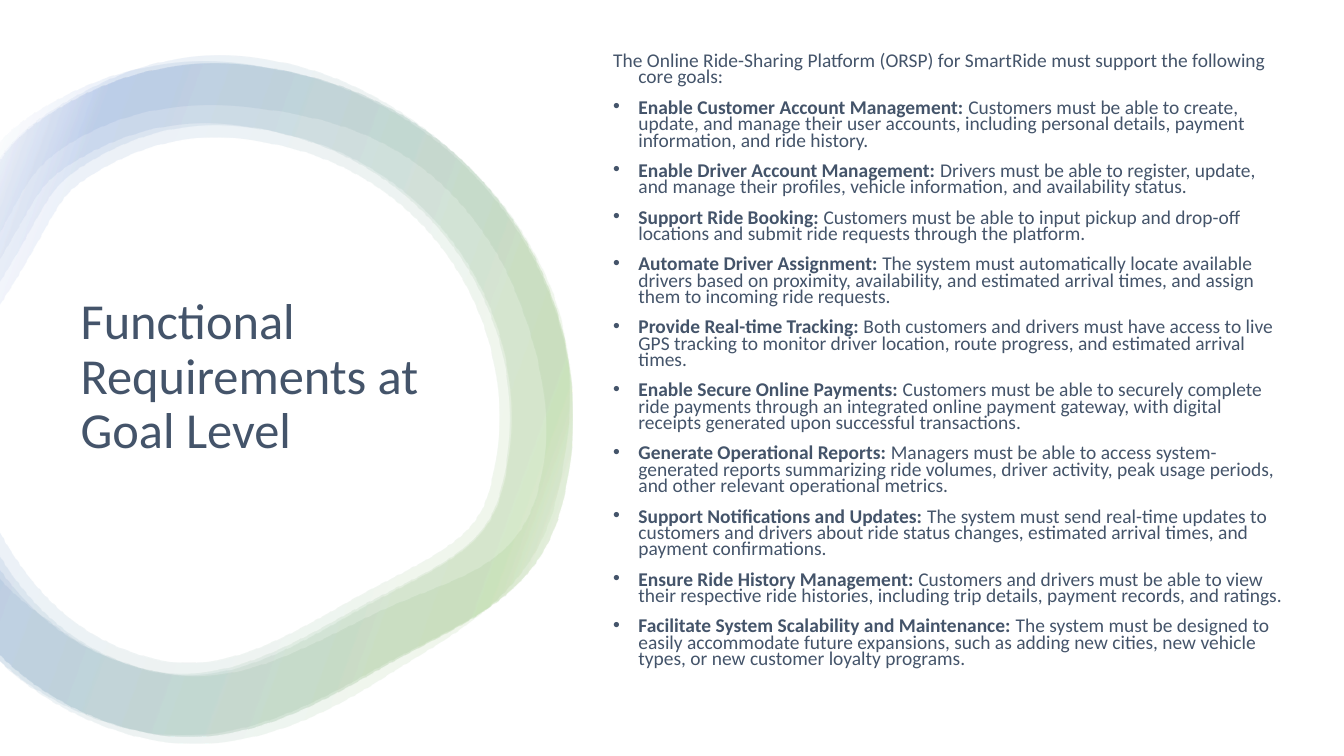
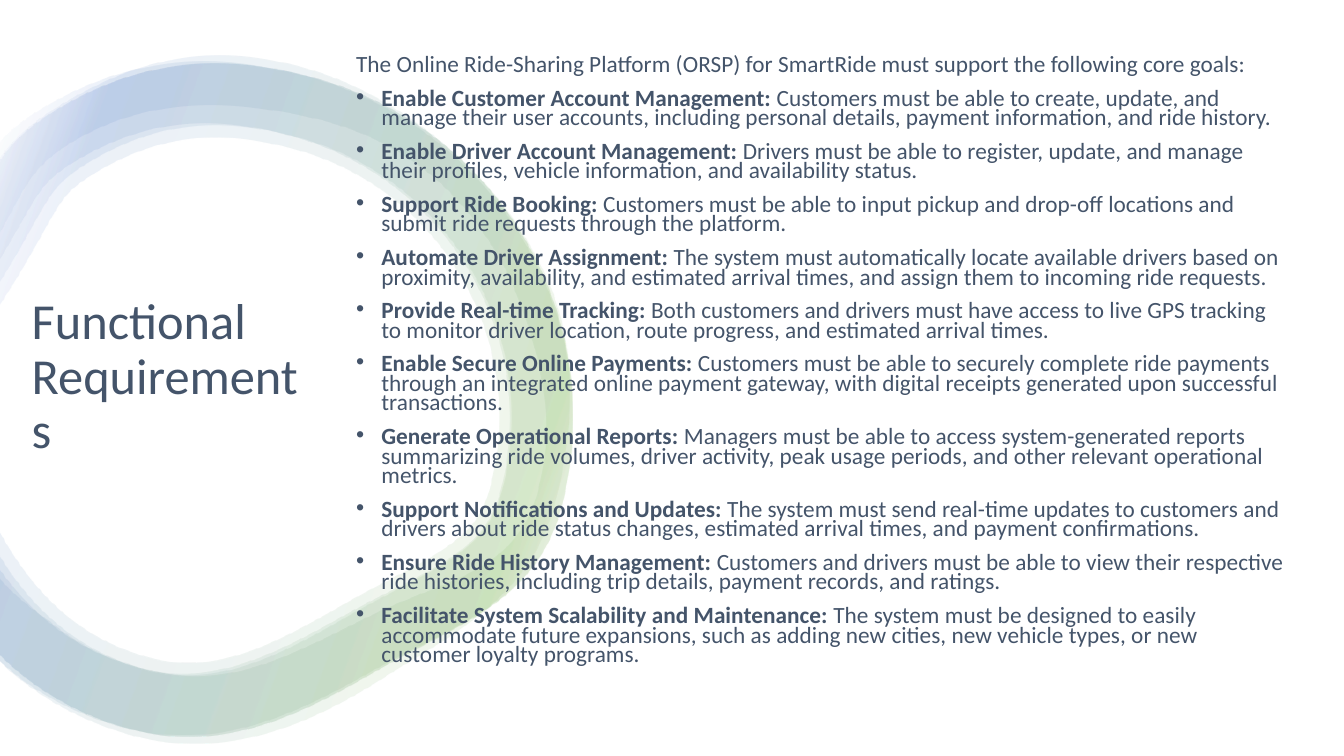
Before and after one commit to CheetoBuri/SE_SmartRide, a slide deck: slide 6 of 523K0010_523K0013.pptx. Drawn at 1344x756 pixels with LibreOffice and Linux fonts; fonts in the diff are those of the drawing. Boxes give left, top, right and bottom in pixels: in the first picture for what was removed or moved away, otherwise in the second. Text is boxed around its words. In the diff, an @@ line names an element or a change of style, - is before the commit and + after.

```diff
--- a/523K0010_523K0013.pptx
+++ b/523K0010_523K0013.pptx
@@ text "The Online Ride-Sharing Platform (ORSP) ..." moved from (x1=613, y1=53, x2=1282, y2=669) to (x1=356, y1=55, x2=1283, y2=666) @@
@@ text "The Online Ride-Sharing Platform (ORSP) ..." at (x1=356, y1=55, x2=1283, y2=666): size 13.9 to 16.6 pt @@
@@ title at (x1=32, y1=304, x2=246, y2=340): text changed @@
-Functional Requirements at Goal Level
+Functional Requirements
```
Also in this commit, not shown: 7 other slides changed.
